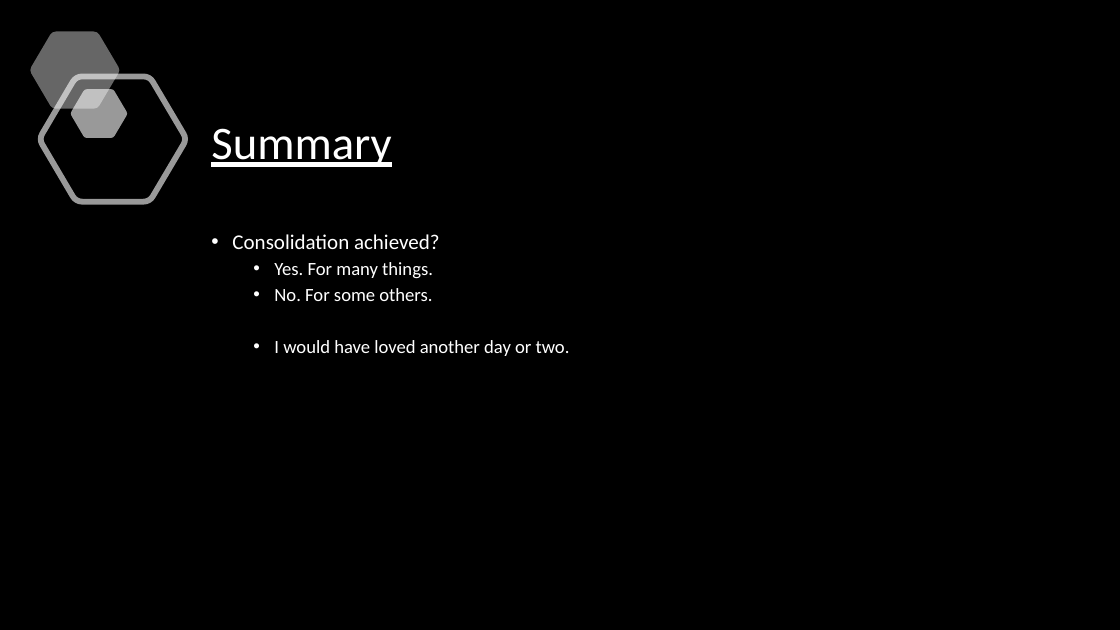
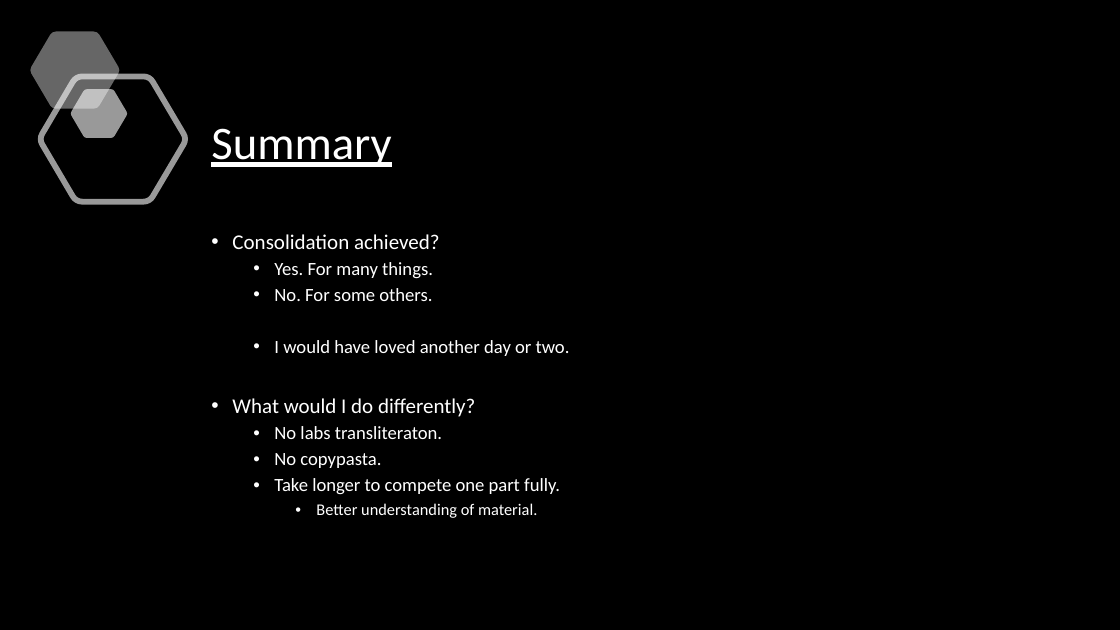
Before and after one commit to Dougmac21/QuizzR, a slide deck: slide 10 of pub_quiz_app/_documentation/Project Presentation.pptx. Drawn at 1120x630 pixels with LibreOffice and Linux fonts; fonts in the diff are those of the drawing; background and template pictures are left out. Boxes give left, top, right and bottom in pixels: in the first picture for what was removed or moved away, otherwise in the second. Text is boxed around its words. In the diff, an @@ line names an element or a change of style, - is before the commit and + after.

```diff
--- a/pub_quiz_app/_documentation/Project Presentation.pptx
+++ b/pub_quiz_app/_documentation/Project Presentation.pptx
@@ text at (232, 398, 560, 518): paragraphs added @@
+• What would I do differently?
+  • No labs transliteraton.
+  • No copypasta.
+  • Take longer to compete one part fully.
+    • Better understanding of material.
```
Also in this commit, not shown: 6 other slides changed, 1 slide added, 3 other files.
